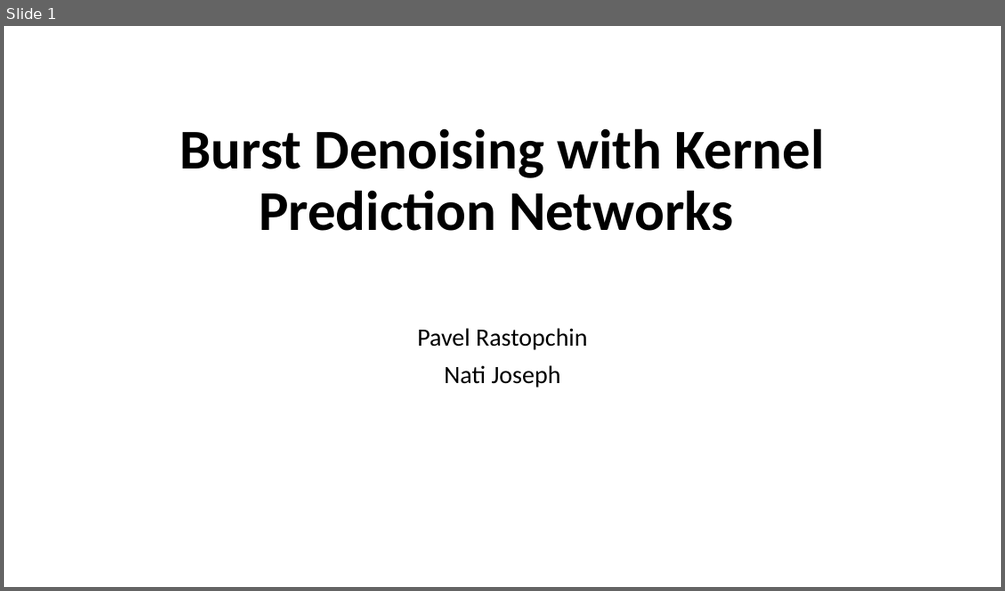
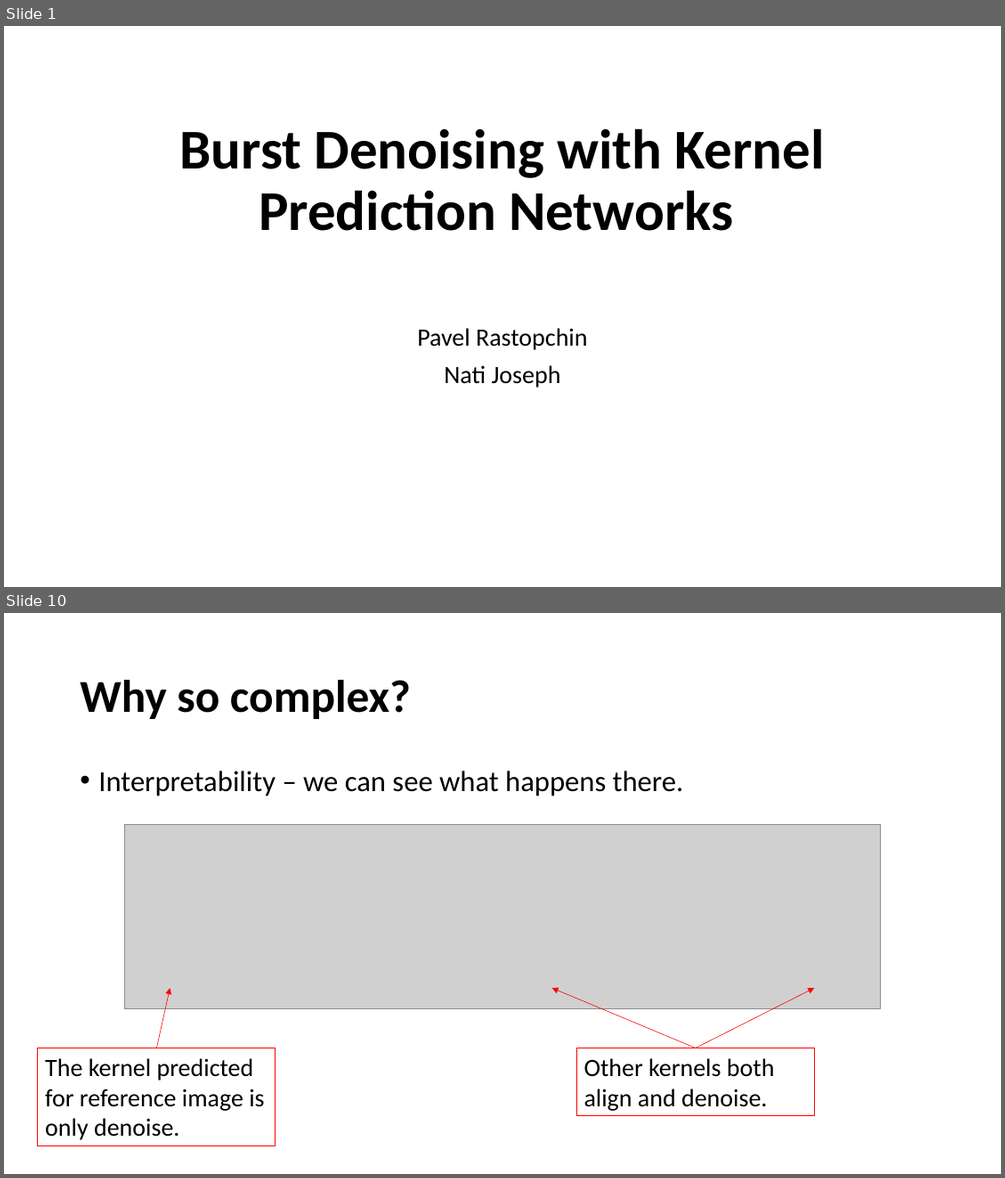
Before and after one commit to zhanglijian/DIP_Project, a slide deck: Burst Denoising with Kernel Prediction Networks.pptx. Shown one above the other, each under a label of ours: slide 1 before the commit, slides 1 and 10 after it; the slides between them are not shown. The pictures are 1005x591 and 1005x1178 pixels, drawn with LibreOffice and Linux fonts; fonts in the diff are those of the drawing; grey boxes stand for pictures. Boxes give left, top, right and bottom in pixels: in the first picture for what was removed or moved away, otherwise in the second. Text is boxed around its words. In the diff, an @@ line names an element or a change of style, - is before the commit and + after.

```diff
--- a/Burst Denoising with Kernel Prediction Networks.pptx
+++ b/Burst Denoising with Kernel Prediction Networks.pptx
@@ slide 10 added at (4, 613, 1001, 1174), background #FFFFFF @@
@@ title added at (80, 680, 411, 719), 44 pt, text #000000, bold @@
+Why so complex?
@@ text added at (98, 771, 684, 796), 28 pt, text #000000 @@
+• Interpretability – we can see what happens there.
@@ picture added at (124, 825, 881, 1008) @@
@@ arrow added from (156, 1048) to (170, 988), #FF0000 0.5 pt @@
@@ arrow added from (696, 1048) to (552, 988), #FF0000 0.5 pt @@
@@ arrow added from (696, 1048) to (815, 988), #FF0000 0.5 pt @@
@@ rectangle added at (38, 1048, 275, 1146), outline #FF0000 0.75 pt, 24 pt, text #000000 @@
+The kernel predicted for reference image is only denoise.
@@ rectangle added at (577, 1048, 815, 1116), outline #FF0000 0.75 pt, 24 pt, text #000000 @@
+Other kernels both align and denoise.
```
Also in this commit, not shown: 13 slides changed, 7 other slides added, 1 slide removed.
